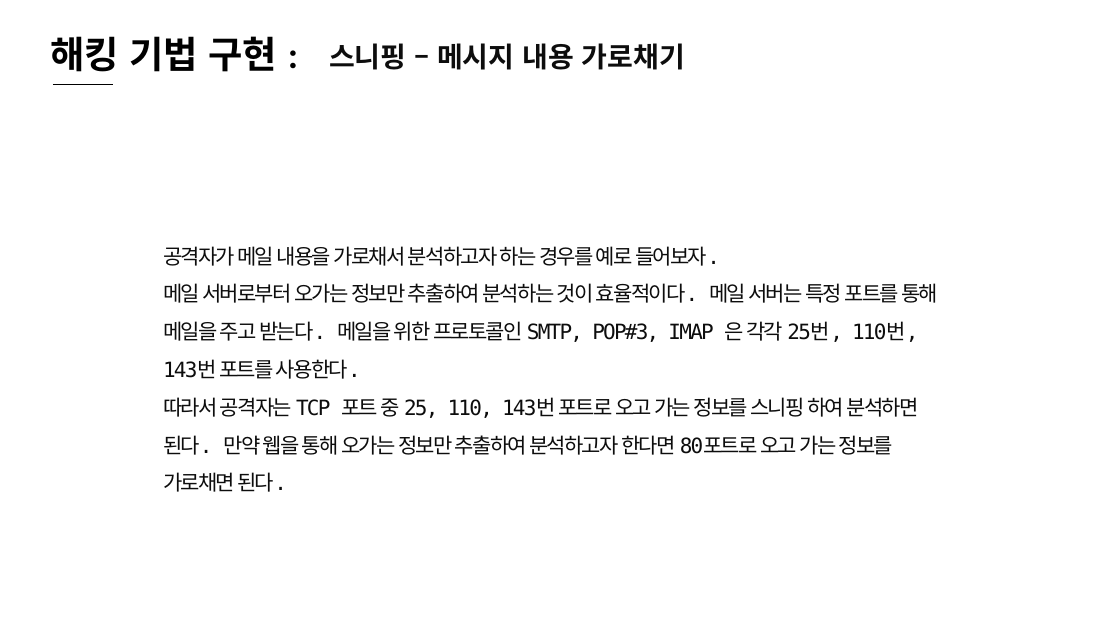
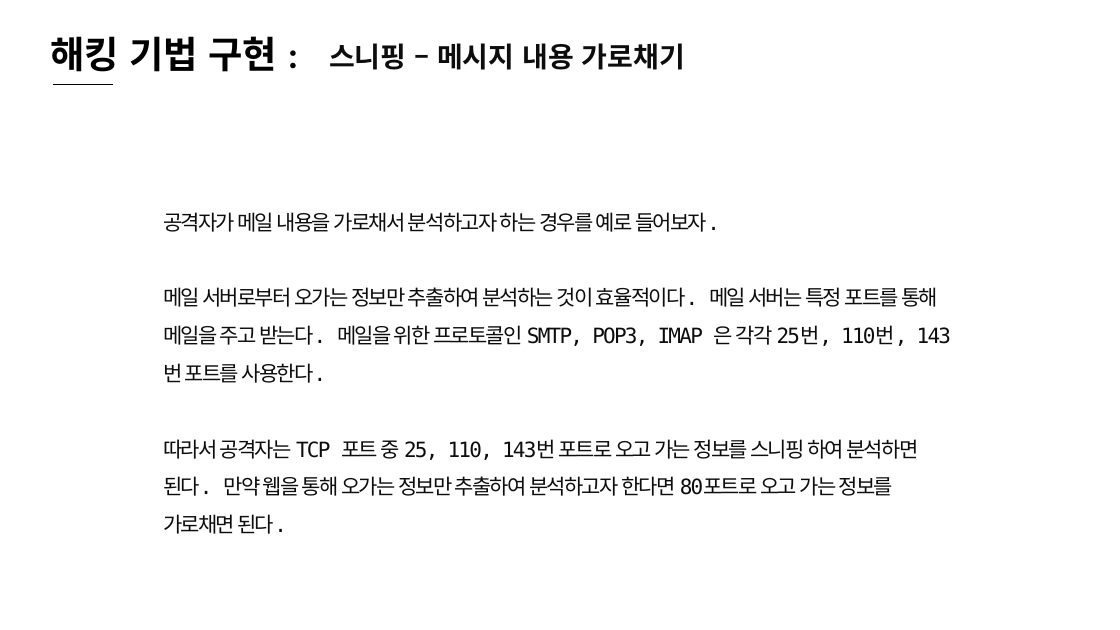
Before and after one commit to sky7th/White-Hat-Python, a slide deck: slide 118 of White Hat Python-1.pptx (slide 113 before the commit). Drawn at 1120x630 pixels with LibreOffice and Linux fonts; fonts in the diff are those of the drawing. Boxes give left, top, right and bottom in pixels: in the first picture for what was removed or moved away, otherwise in the second. Text is boxed around its words. In the diff, an @@ line names an element or a change of style, - is before the commit and + after.

```diff
--- a/White Hat Python-1.pptx
+++ b/White Hat Python-1.pptx
@@ text "공격자가 메일 내용을 가로채서 분석하고자 ..." moved from (x1=163, y1=246, x2=938, y2=492) to (x1=163, y1=212, x2=938, y2=534) @@
@@ text at (x1=163, y1=287, x2=938, y2=383): text changed @@
-메일 서버로부터 오가는 정보만 추출하여 분석하는 것이 효율적이다. 메일 서버는 특정 포트를 통해 메일을 주고 받는다. 메일을 위한 프로토콜인 SMTP, POP#3, IMAP 은 각각 25번, 110번, 143번 포트를 사용한다.
+메일 서버로부터 오가는 정보만 추출하여 분석하는 것이 효율적이다. 메일 서버는 특정 포트를 통해 메일을 주고 받는다. 메일을 위한 프로토콜인 SMTP, POP3, IMAP 은 각각 25번, 110번, 143번 포트를 사용한다.
```
Also in this commit, not shown: 4 other slides changed, 10 slides added, 1 slide removed.
